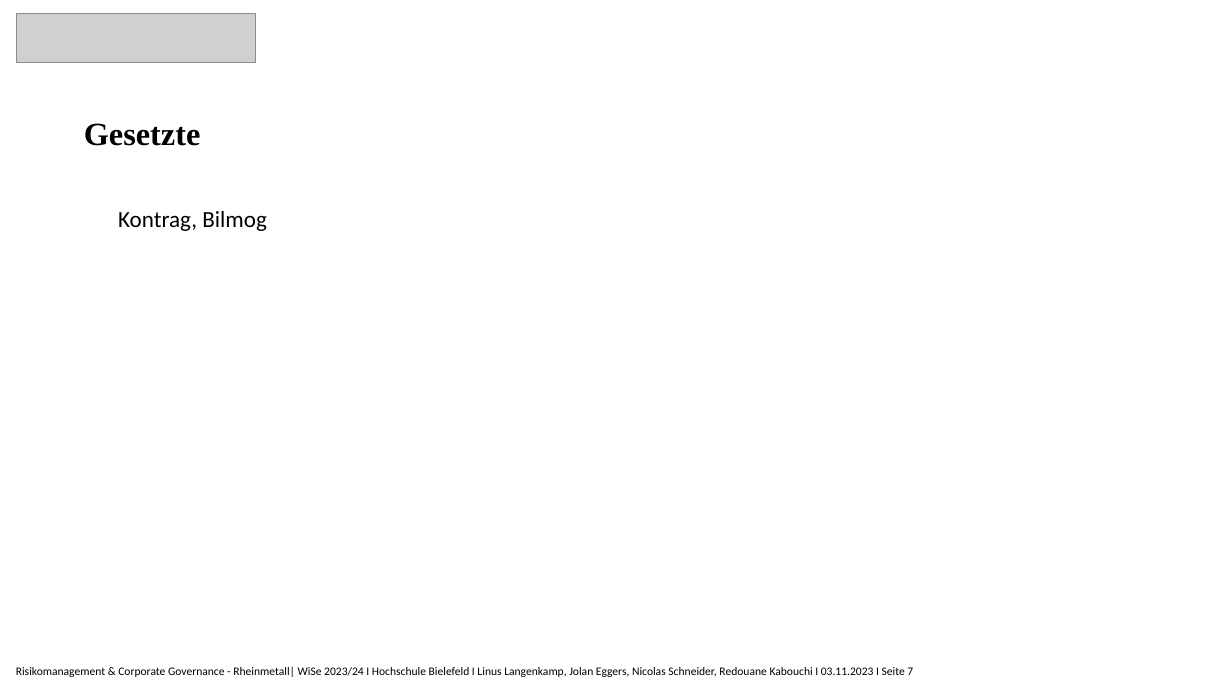
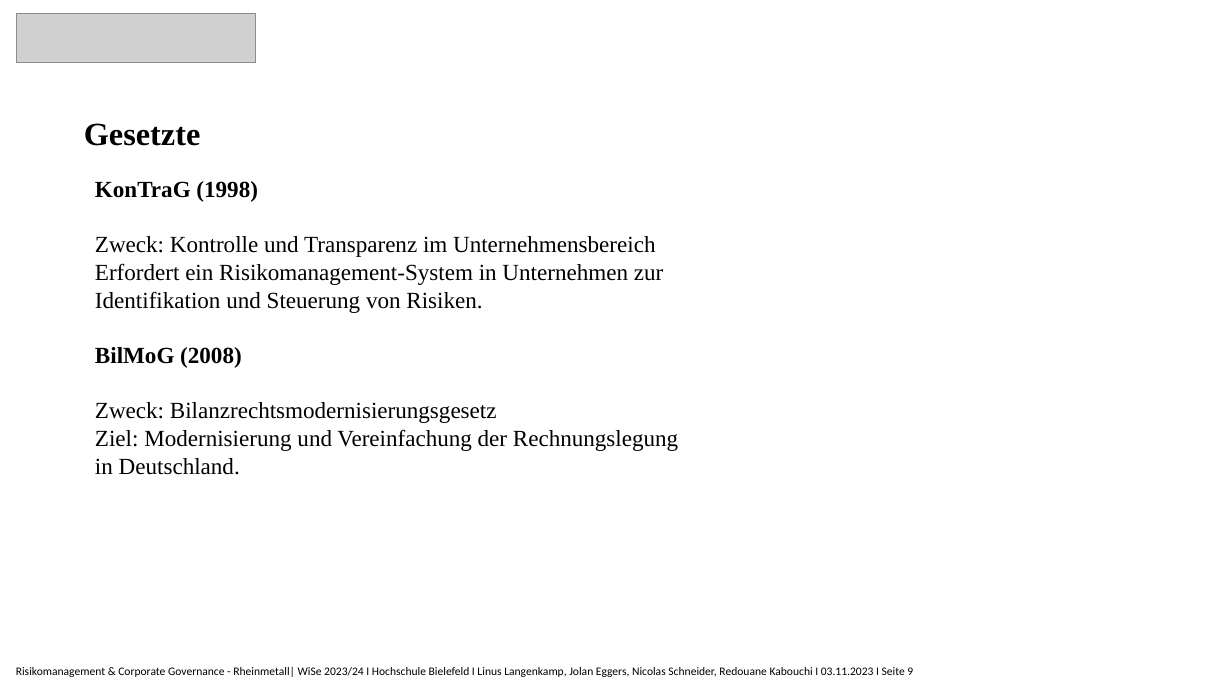
Before and after one commit to Nicolas2912/Risikomanagment_Rheinmetall, a slide deck: slide 9 of Rheinmetall_Präsentation.pptx (slide 7 before the commit). Drawn at 1232x693 pixels with LibreOffice and Linux fonts; fonts in the diff are those of the drawing; grey boxes stand for pictures. Boxes give left, top, right and bottom in pixels: in the first picture for what was removed or moved away, otherwise in the second. Text is boxed around its words. In the diff, an @@ line names an element or a change of style, - is before the commit and + after.

```diff
--- a/Rheinmetall_Präsentation.pptx
+++ b/Rheinmetall_Präsentation.pptx
@@ text added at <box>95,181,678,475</box>, 18 pt, text #000000 @@
+KonTraG (1998)
+Zweck: Kontrolle und Transparenz im Unternehmensbereich
+Erfordert ein Risikomanagement-System in Unternehmen zur Identifikation und Steuerung von Risiken.
+BilMoG (2008)
+Zweck: Bilanzrechtsmodernisierungsgesetz
+Ziel: Modernisierung und Vereinfachung der Rechnungslegung in Deutschland.
@@ text removed at <box>118,211,267,231</box> @@
-Kontrag, Bilmog
@@ text at <box>16,666,913,677</box>: text changed @@
-Risikomanagement & Corporate Governance - Rheinmetall| WiSe 2023/24 I Hochschule Bielefeld I Linus Langenkamp, Jolan Eggers, Nicolas Schneider, Redouane Kabouchi I 03.11.2023 I Seite 7
+Risikomanagement & Corporate Governance - Rheinmetall| WiSe 2023/24 I Hochschule Bielefeld I Linus Langenkamp, Jolan Eggers, Nicolas Schneider, Redouane Kabouchi I 03.11.2023 I Seite 9
```
Also in this commit, not shown: 8 other slides changed, 1 slide added.
